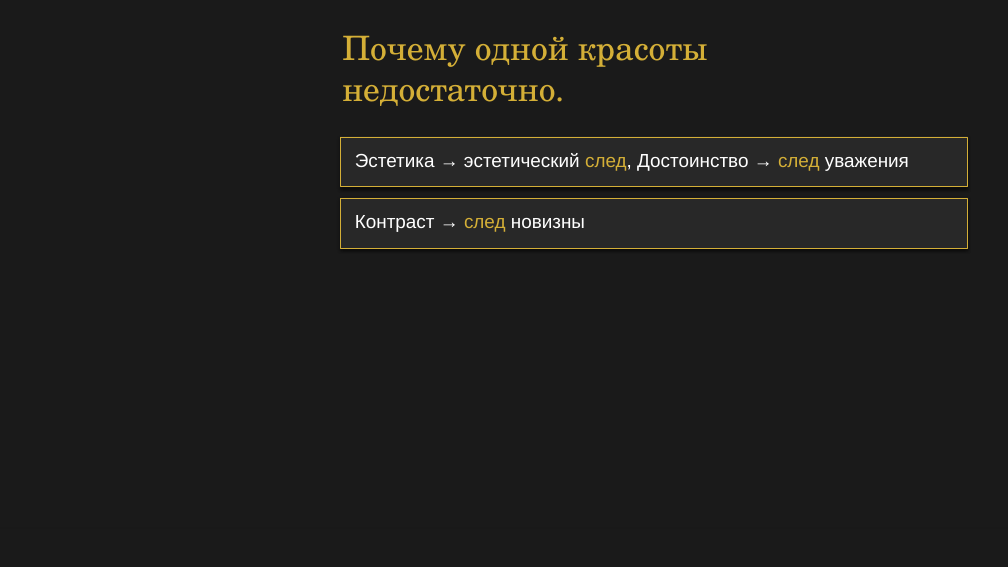
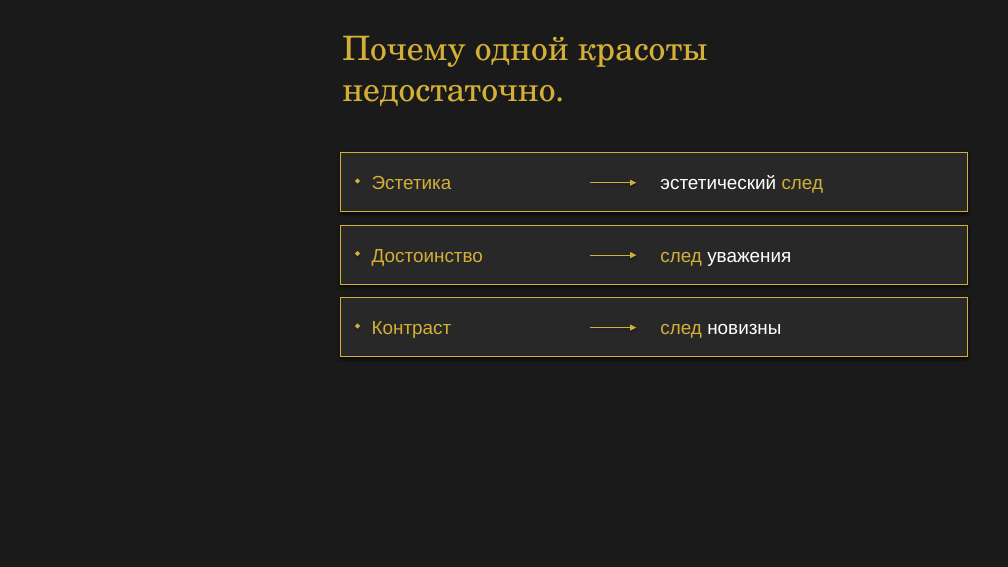
Before and after one commit to babylonofkommod-ai/-, a slide deck: slide 14 of Ваш Кристалл незабываемости.pptx. Drawn at 1008x567 pixels with LibreOffice and Linux fonts; fonts in the diff are those of the drawing. Boxes give left, top, right and bottom in pixels: in the first picture for what was removed or moved away, otherwise in the second. Text is boxed around its words. In the diff, an @@ line names an element or a change of style, - is before the commit and + after.

```diff
--- a/Ваш Кристалл незабываемости.pptx
+++ b/Ваш Кристалл незабываемости.pptx
@@ rectangle resized from (x1=340, y1=137, x2=968, y2=188) to (x1=340, y1=152, x2=968, y2=212) @@
@@ rectangle resized from (x1=341, y1=137, x2=968, y2=187) to (x1=341, y1=153, x2=968, y2=212) @@
@@ text removed at (x1=355, y1=153, x2=909, y2=171) @@
-Эстетика → эстетический след, Достоинство → след уважения
@@ diamond added at (x1=355, y1=178, x2=360, y2=184), fill #D4AF37 @@
@@ text added at (x1=372, y1=176, x2=452, y2=189), 18 pt, text #D4AF37 @@
+Эстетика
@@ text added at (x1=660, y1=175, x2=824, y2=193), 18 pt, text #FFFFFF @@
+эстетический след
@@ arrow added from (591, 183) to (637, 183), #D4AF37 0.8 pt @@
@@ rectangle resized from (x1=340, y1=198, x2=968, y2=249) to (x1=340, y1=225, x2=968, y2=284) @@
@@ rectangle resized from (x1=341, y1=198, x2=968, y2=248) to (x1=341, y1=225, x2=968, y2=284) @@
@@ diamond added at (x1=355, y1=251, x2=360, y2=256), fill #D4AF37 @@
@@ text added at (x1=372, y1=249, x2=483, y2=266), 18 pt, text #D4AF37 @@
+Достоинство
@@ arrow added from (591, 256) to (637, 256), #D4AF37 0.8 pt @@
@@ text added at (x1=660, y1=252, x2=791, y2=266), 18 pt, text #FFFFFF @@
+след уважения
@@ rectangle added at (x1=340, y1=297, x2=968, y2=357), fill #282828 @@
@@ rectangle added at (x1=341, y1=298, x2=968, y2=357), fill #282828, outline #D4AF37 0.5 pt @@
@@ diamond added at (x1=355, y1=324, x2=360, y2=329), fill #D4AF37 @@
@@ text added at (x1=372, y1=321, x2=452, y2=338), 18 pt, text #D4AF37 @@
+Контраст
@@ arrow added from (591, 327) to (637, 327), #D4AF37 0.8 pt @@
@@ text at (x1=660, y1=324, x2=781, y2=338): text changed @@
-Контраст → след новизны
+след новизны
```
Also in this commit, not shown: 21 other slides changed, 3 other files.
